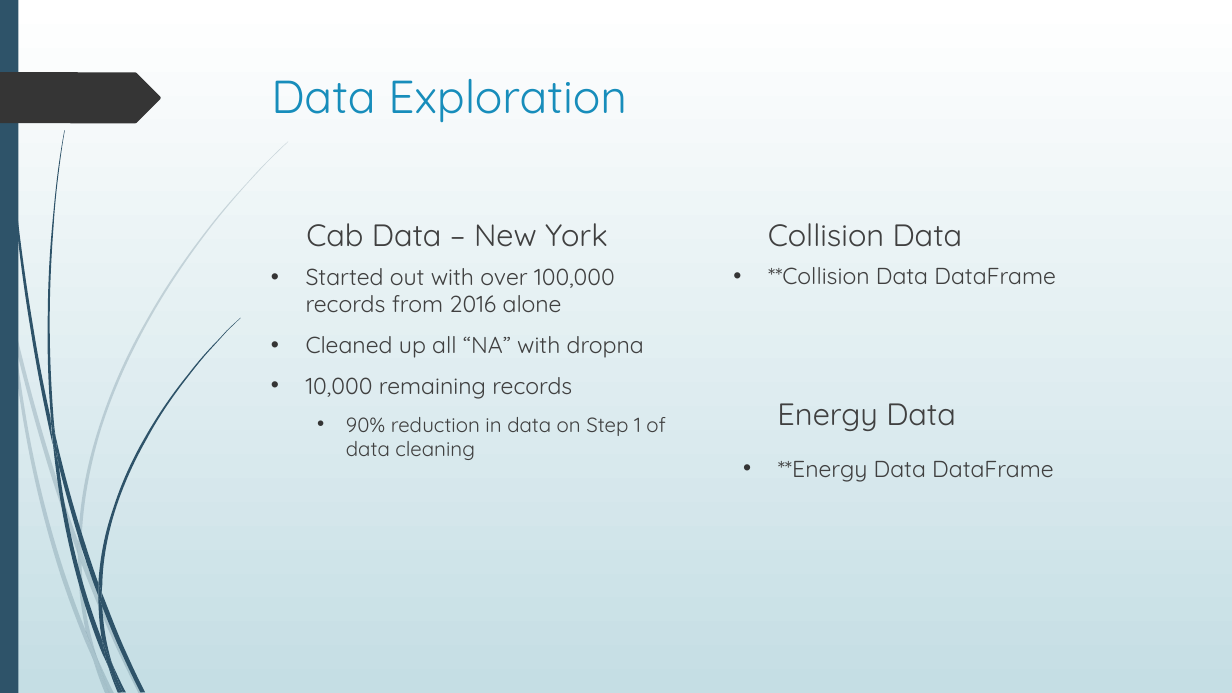
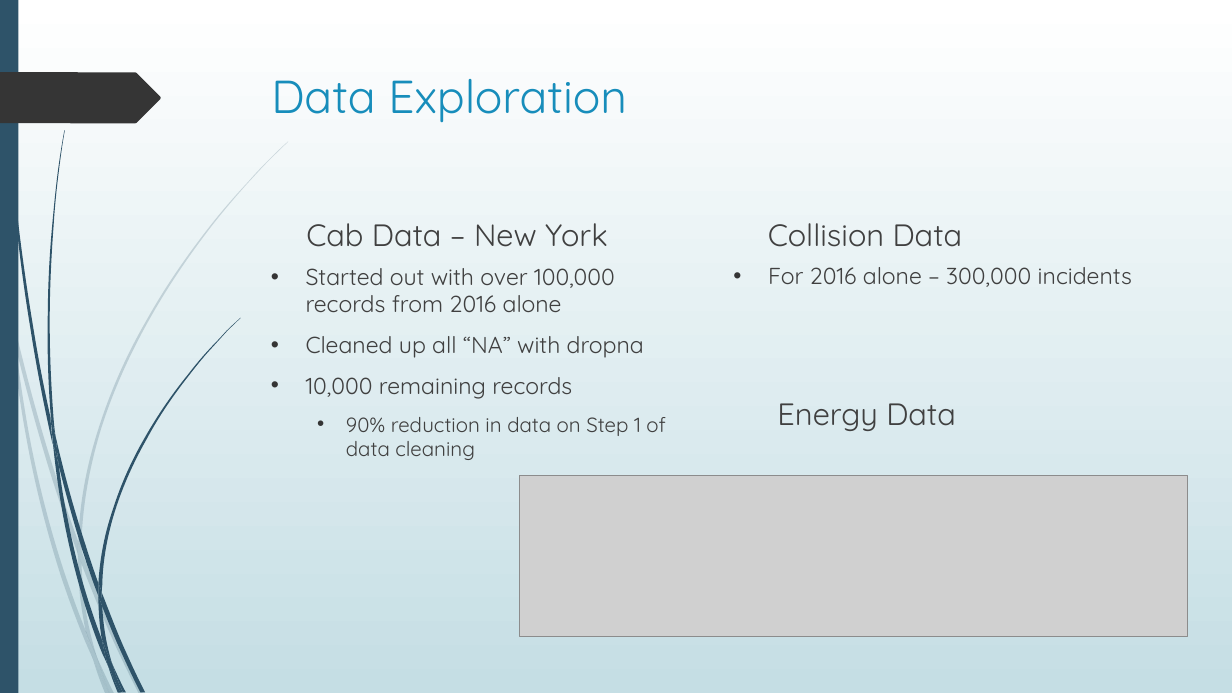
Before and after one commit to AmitChoudhary1392/Project-1_Team6, a slide deck: slide 8 of Project 1 - Group 6 Presentation.pptx. Drawn at 1232x693 pixels with LibreOffice and Linux fonts; fonts in the diff are those of the drawing; grey boxes stand for pictures. Boxes give left, top, right and bottom in pixels: in the first picture for what was removed or moved away, otherwise in the second. Text is boxed around its words. In the diff, an @@ line names an element or a change of style, - is before the commit and + after.

```diff
--- a/Project 1 - Group 6 Presentation.pptx
+++ b/Project 1 - Group 6 Presentation.pptx
@@ text at bbox=[768, 267, 1132, 287]: text changed @@
-• **Collision Data DataFrame
+• For 2016 alone – 300,000 incidents
@@ picture added at bbox=[519, 476, 1189, 637] @@
@@ text removed at bbox=[778, 461, 1054, 482] @@
-• **Energy Data DataFrame
```
Also in this commit, not shown: 4 other slides changed.
